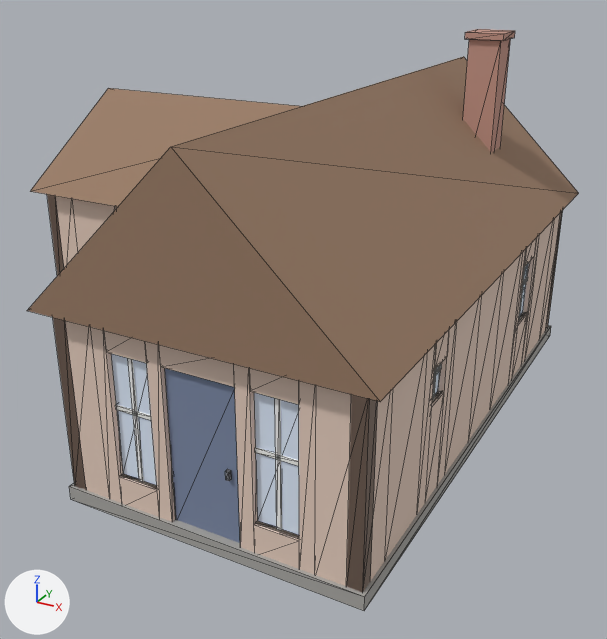
An edit to the glTF model models/house15.glb, drawn before and after from the same camera.
Rendered twice from a camera (50 mm lens) standing at (5.05, -10.82, 6.54) and looking at (-0.85, -0.09, 1.18). Every picture has the same lights, and +X, +Y and +Z are marked at lower left. The older version comes first. Mesh edges are drawn as thin lines. Where no turn or scale is listed for an object, it has been applied to the vertices. Vertices at exactly the same position are counted once.

The scene before the commit, as lines of its bpy script (objects in view):
```python
ob_door01 = bpy.data.objects.new('door01', me_door01)
ob_door01.location = (-0.5, -4.0, 0.0)
ob_wall01 = bpy.data.objects.new('wall01', me_wall01)
ob_wall01.location = (0.0, 0.0, 0.0)
ob_wall02 = bpy.data.objects.new('wall02', me_wall02)
ob_wall02.location = (0.0, 0.0, 0.0)
ob_wall03 = bpy.data.objects.new('wall03', me_wall03)
ob_wall03.location = (0.0, 0.0, 0.0)
ob_wall04 = bpy.data.objects.new('wall04', me_wall04)
ob_wall04.location = (0.0, 0.0, 0.0)
ob_wall05 = bpy.data.objects.new('wall05', me_wall05)
ob_wall05.location = (0.0, 0.0, 0.0)
ob_wall06 = bpy.data.objects.new('wall06', me_wall06)
ob_wall06.location = (0.0, 0.0, 0.0)
ob_wall07 = bpy.data.objects.new('wall07', me_wall07)
ob_wall07.location = (0.0, 0.0, 0.0)
ob_wall25 = bpy.data.objects.new('wall25', me_wall25)
ob_wall25.location = (0.0, 0.0, 0.0)
# also in view: 'ramaokna02' at (1.0, -4.0, 1.3); 'wall09' at (2.0, 1.0, 1.3); 'window01' at (-1.0, -4.0, 1.33); 'house15' at (-2.0, 0.0, -0.05); 'komin01' at (1.0, 2.5, 4.0)
```
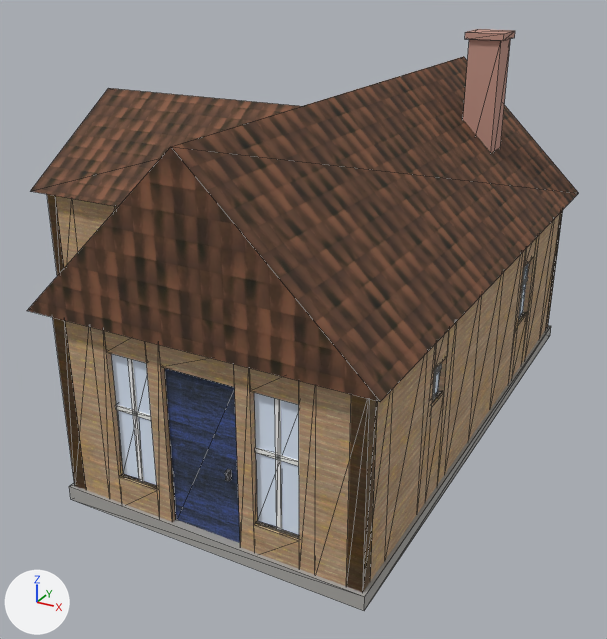
Where the change shows, as pixel boxes [x1, y1, x2, y2] in the pictures (607 x 639 px):
'roof01', surface changed (darker)
    both: [27, 57, 578, 402]
'wall04', surface changed (beige to brown)
    both: [315, 385, 393, 592]
'door01', surface changed (greyish blue to blue)
    both: [165, 368, 240, 543]
'wall03', surface changed (beige to brown)
    both: [234, 364, 316, 575]
'wall02', surface changed (beige to brown)
    both: [91, 327, 176, 522]
'wall01', surface changed (beige to brown)
    both: [53, 318, 110, 499]
'wall05', surface changed (beige to brown)
    both: [385, 352, 428, 560]
'wall06', surface changed (darker)
    both: [417, 322, 457, 514]
'wall07', surface changed (beige to brown)
    both: [445, 296, 482, 474]
'wall08', surface changed (beige to brown)
    both: [469, 272, 504, 439]
'wall09', surface changed (beige to brown)
    both: [490, 252, 523, 409]
'nadproze01', surface changed (beige to brown)
    both: [159, 345, 234, 387]
'wall24', surface changed (darker)
    both: [47, 194, 78, 276]
'wall10', surface changed (darker)
    both: [508, 234, 540, 383]
'wall11', surface changed (beige to brown)
    both: [525, 219, 555, 359]
'wall25', surface changed (beige to brown)
    both: [72, 199, 117, 252]
'wall12', surface changed
    both: [540, 210, 563, 337]

The change, as a diff of the scene's bpy script:
```diff
--- a/models/house15.glb.py
+++ b/models/house15.glb.py
@@ img_roofingtiles010_1k_jpg_color @@
+img_roofingtiles010_1k_jpg_color = load_image('RoofingTiles010_1K-JPG_Color', '_unpacked/RoofingTiles010_1K-JPG_Color', 512, 512, 'sRGB')
@@ img_woodsiding008_1k_jpg_color @@
+img_woodsiding008_1k_jpg_color = load_image('WoodSiding008_1K-JPG_Color', '_unpacked/WoodSiding008_1K-JPG_Color', 512, 512, 'sRGB')
@@ img_wood066_1k_jpg_color @@
+img_wood066_1k_jpg_color = load_image('Wood066_1K-JPG_Color', '_unpacked/Wood066_1K-JPG_Color', 512, 512, 'sRGB')
@@ mat_dom_drzwi @@
 mat_dom_drzwi = principled_material('dom_drzwi')
-mat_dom_drzwi.base_color = (0.2, 0.25, 0.38)  # greyish blue #7c89a6
+mat_dom_drzwi.texture = img_wood066_1k_jpg_color
 mat_dom_drzwi.roughness = 0.85
@@ mat_dom_tynk @@
 mat_dom_tynk = principled_material('dom_tynk')
-mat_dom_tynk.base_color = (0.8, 0.62, 0.52)  # beige #e7cebf
+mat_dom_tynk.texture = img_woodsiding008_1k_jpg_color
 mat_dom_tynk.roughness = 0.85
@@ mat_dom_dach @@
 mat_dom_dach = principled_material('dom_dach')
-mat_dom_dach.base_color = (0.32, 0.2, 0.13)  # brown #997c65
+mat_dom_dach.texture = img_roofingtiles010_1k_jpg_color
 mat_dom_dach.roughness = 0.85
@@ me_wall26 @@
 me_wall26.from_pydata(...)  # 24 vertices, 48 faces; spans x -4.5..-3.5, y -0.1..0.1, z 0.0..2.6
 # used by ob_wall26; location = (0.0, 0.0, 0.0)
+# me_wall26 part 1: texture (UV) coordinates changed
 me_wall26.materials.append(mat_dom_tynk)
```
